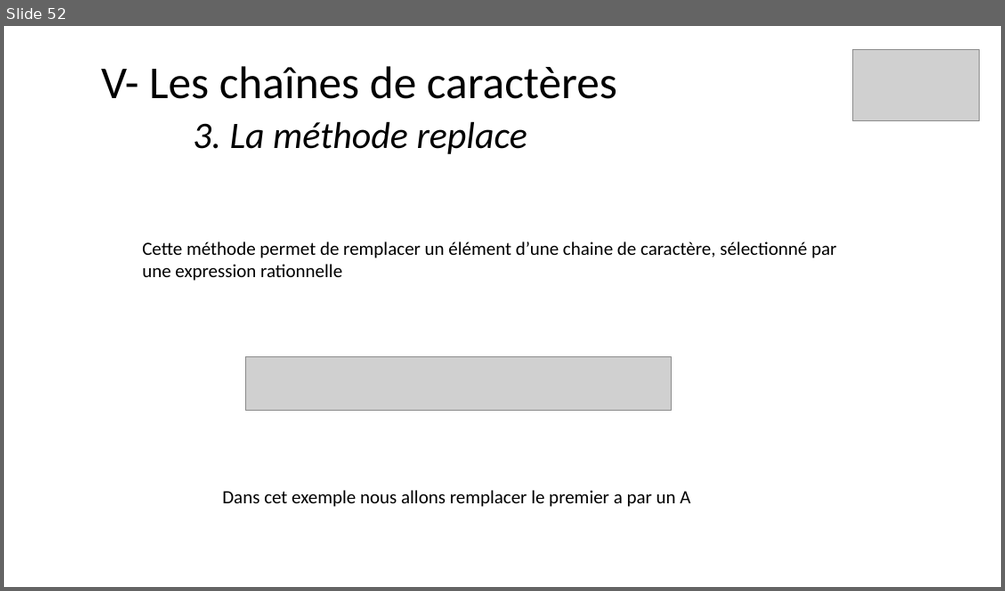
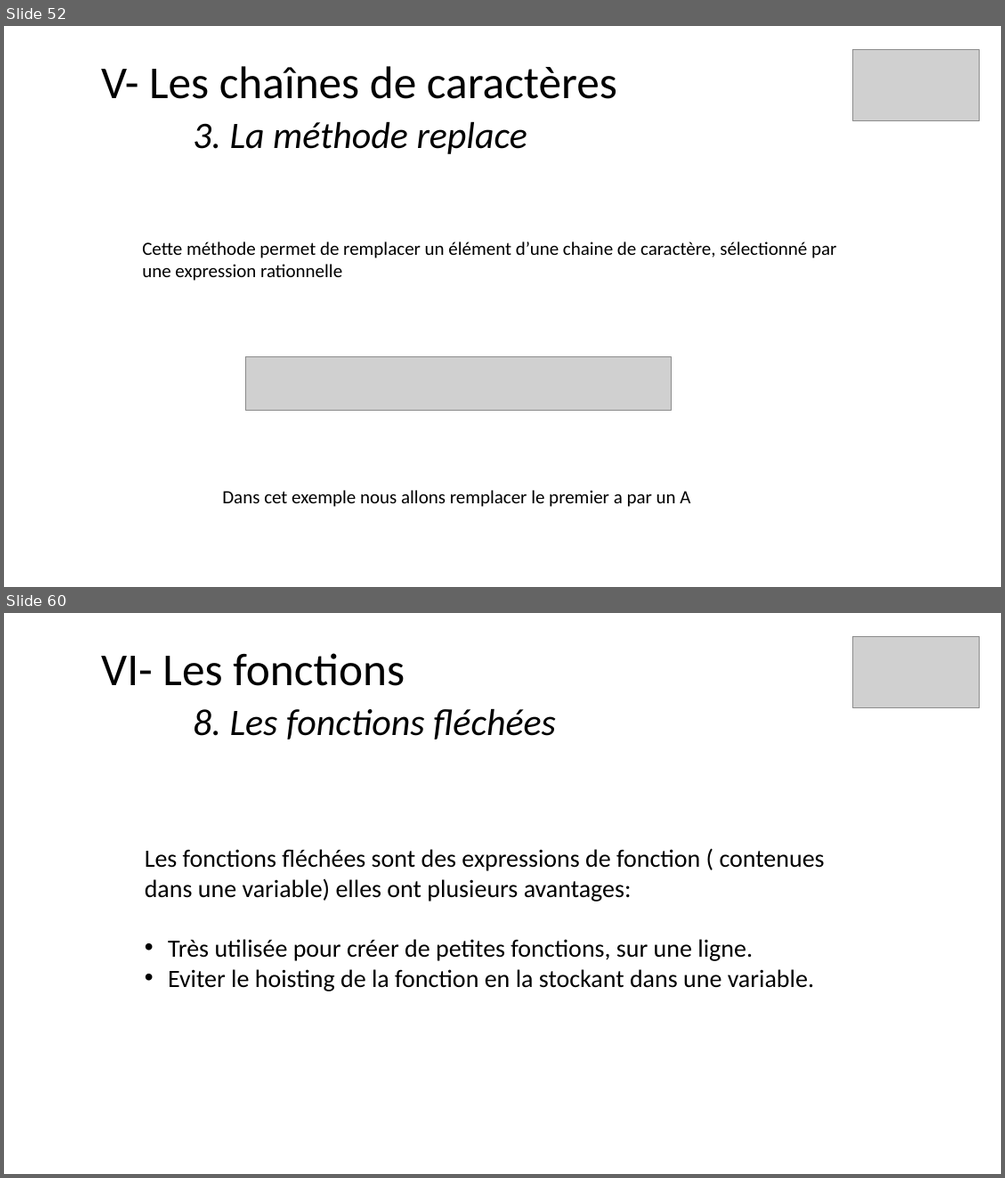
Before and after one commit to ArMb57/JavaScript, a slide deck: cours.pptx. Shown one above the other, each under a label of ours: slide 52 before the commit, slides 52 and 60 after it; the slides between them are not shown. The pictures are 1005x591 and 1005x1178 pixels, drawn with LibreOffice and Linux fonts; fonts in the diff are those of the drawing; grey boxes stand for pictures. Boxes give left, top, right and bottom in pixels: in the first picture for what was removed or moved away, otherwise in the second. Text is boxed around its words. In the diff, an @@ line names an element or a change of style, - is before the commit and + after.

Commit message:
Les fonctions

```diff
--- a/cours.pptx
+++ b/cours.pptx
@@ slide 60 added at <box>4,613,1001,1174</box>, background #FFFFFF @@
@@ picture added at <box>853,636,979,708</box> @@
@@ title added at <box>101,653,556,739</box>, 36 pt, text #000000, italic @@
+VI- Les fonctions
+8. Les fonctions fléchées
@@ text added at <box>145,849,825,991</box>, 24 pt, text #000000 @@
+Les fonctions fléchées sont des expressions de fonction ( contenues dans une variable) elles ont plusieurs avantages:
+• Très utilisée pour créer de petites fonctions, sur une ligne.
+• Eviter le hoisting de la fonction en la stockant dans une variable.
```
Also in this commit, not shown: 1 slide changed, 13 other slides added, 3 other files.
